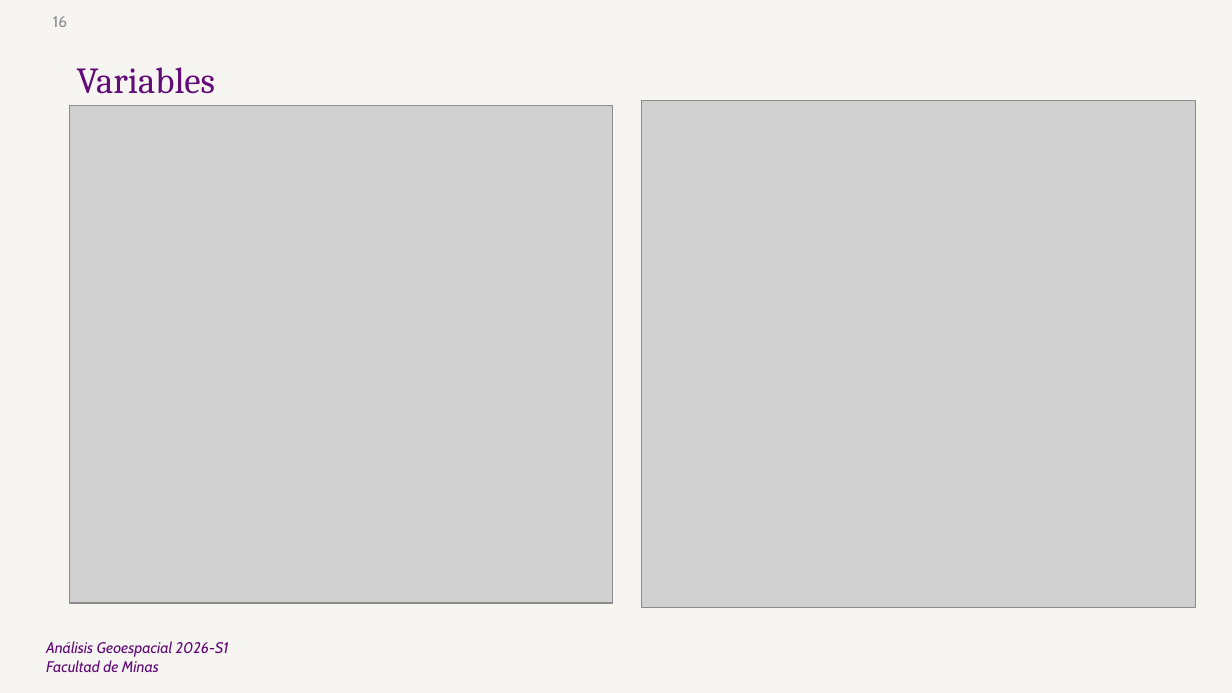
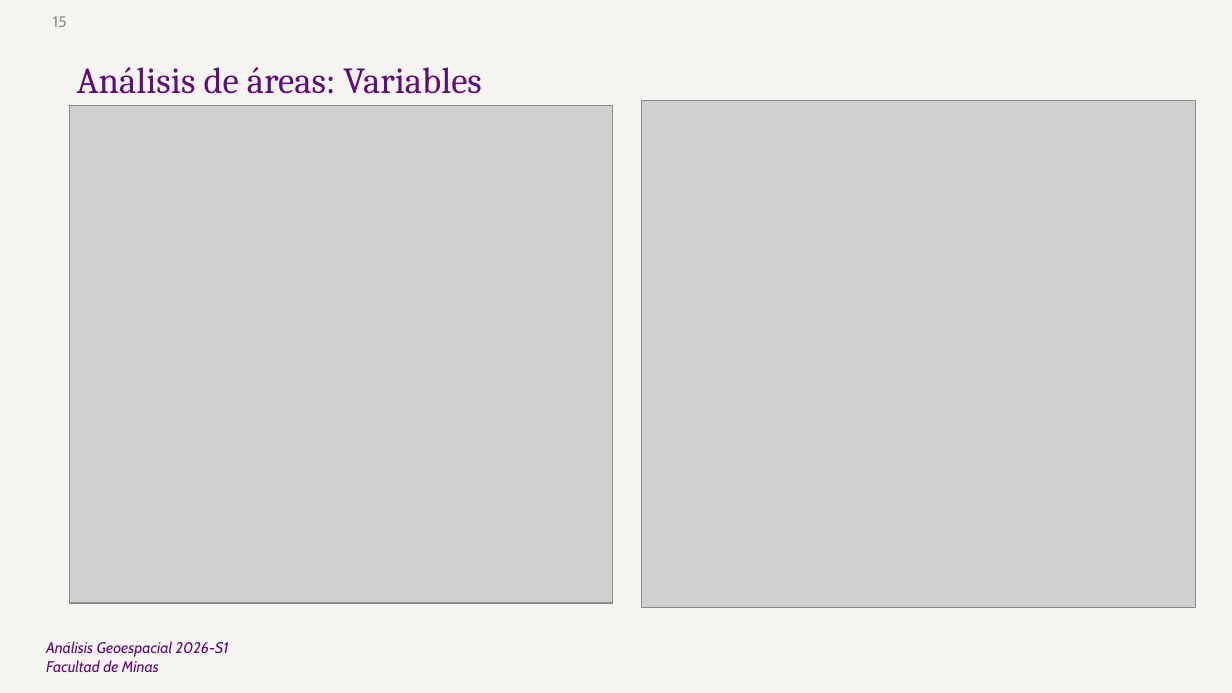
Before and after one commit to juzuluagao/2026_I_Analisis_Geoespacial, a slide deck: slide 15 of Presentaciones/SegundaPresentacion_AG_JDZO.pptx (slide 16 before the commit). Drawn at 1232x693 pixels with LibreOffice and Linux fonts; fonts in the diff are those of the drawing; grey boxes stand for pictures; background and template pictures are left out. Boxes give left, top, right and bottom in pixels: in the first picture for what was removed or moved away, otherwise in the second. Text is boxed around its words. In the diff, an @@ line names an element or a change of style, - is before the commit and + after.

```diff
--- a/Presentaciones/SegundaPresentacion_AG_JDZO.pptx
+++ b/Presentaciones/SegundaPresentacion_AG_JDZO.pptx
@@ page number at [53, 16, 67, 27]: text changed @@
-16
+15
@@ text at [77, 67, 481, 94]: text changed @@
-Variables
+Análisis de áreas: Variables
```
Also in this commit, not shown: 5 other slides changed, 1 slide added, 2 slides removed, 23 other files.
